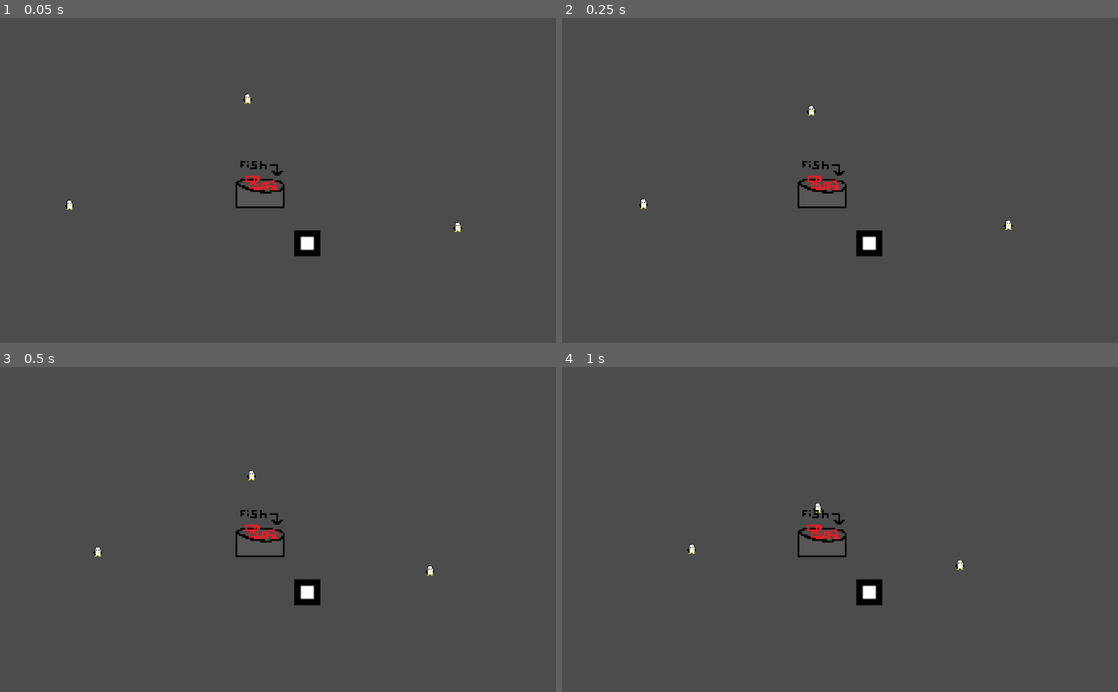
Above: before the commit, frames 1-4 (two rows, left to right).
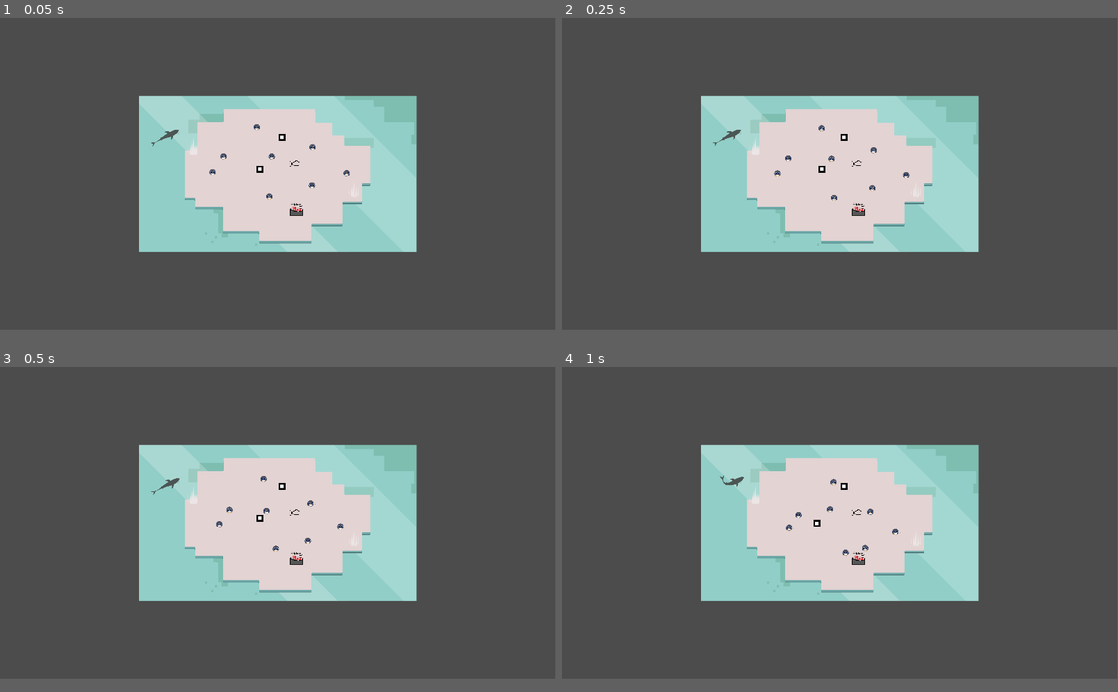
Above: after the commit, the same moments.

Repository: LeftCircle/Penguin-Day-Care
Game: Godot game, scene res://Map/Levels/Level_0.tscn
Same seed, same stepped clock (60 frames per second), same inputs: the game is played once before the commit and once after it. Before the commit the project starts from res://Main.tscn. The engine's default icon, where the game draws it, is replaced by a stand-in: a white triangle on a blue panel in a dark square.
Inputs (mouse positions are in pixels of both pictures, inside the frame that each line leads up to):
- Up to frame 1 (0.05 s): no input
- Up to frame 2 (0.25 s): no input
- Up to frame 3 (0.5 s): no input
- Up to frame 4 (1 s): drag from (867, 591) to (895, 458) at 0.52 s
In our replay, the window is 800x468 before the commit and 799x449 after it. These sizes can differ from the game's own. Grey fills any space a smaller window leaves; there, only what the larger window draws over its background counts as a difference.

The runs differ from the first frame. In frame 1, 24% of the frame differs, in the area x 11-84%, y 23-74%; in frame 2, 24%; in frame 3, 24%; in frame 4, 24%.
Error before the commit: Invalid call. Nonexistent function 'get_closest_point' in base 'Nil'. (res://Singletons/GlobalFunctions.gd:20)
Error after the commit: Invalid get index '0' (on base: 'Array'). (res://Characters/Shark/Shark.gd:39)

Commit message:
shark ai

Diff:
--- a/Characters/Penguin/Penguin.gd
+++ b/Characters/Penguin/Penguin.gd
@@ -33,6 +33,12 @@
 	return "Penguin"
 
 func _physics_process(delta):
+	if GlobalFunctions.is_in_water(global_position):
+		if not is_in_group("PenguinInWater"):
+			add_to_group("PenguinInWater")
+	else:
+		if is_in_group("PenguinInWater"):
+			remove_from_group("PenguinInWater")
 	if penguin_state == SEARCH:
 		looking_vector = ai.get_looking_vector_and_set_state(self.global_position)
 		if collision_impulse != Vector2.ZERO:
--- /dev/null
+++ b/Characters/Shark/Shark.gd
@@ -0,0 +1,61 @@
+extends KinematicBody2D
+class_name Shark
+
+var roam_point = null
+var penguin_to_eat : Penguin
+var roam_speed = 45
+var hunt_speed = 65
+var acceleration = 50
+var looking_vector = Vector2.ZERO
+var velocity = Vector2.ZERO
+
+var current_path = []
+
+onready var animations = $AnimationPlayer
+
+func _ready():
+	add_to_group("Shark")
+
+func get_class():
+	return "Shark"
+
+func _physics_process(delta):
+	if penguin_to_eat == null:
+		_search_for_penguins()
+		_on_roam(delta)
+	else:
+		pass
+
+func _search_for_penguins():
+	if not get_tree().get_nodes_in_group("PenguinInWater").empty():
+		penguin_to_eat = GlobalFunctions.get_random_object_in_group("PenguinInWater")
+		animations.play("SwimUpRightSensing")
+
+func _on_roam(delta):
+	if current_path.empty():
+		roam_point = get_roam_point()
+		current_path = GlobalFunctions.water_nav.get_simple_path(global_position, roam_point.global_position)
+		current_path = Array(current_path)
+	looking_vector = global_position.direction_to(current_path[0])
+	if global_position.distance_squared_to(current_path[0]) < 1:
+		current_path.pop_front()
+	velocity = velocity.move_toward(looking_vector * roam_speed, acceleration * delta)
+	velocity = move_and_slide(velocity)
+	_play_swim()
+
+func _while_hunting(delta : float):
+	if not penguin_to_eat.is_in_group("PenguinInWater"):
+		penguin_to_eat = null
+		velocity = velocity.move_toward(Vector2.ZERO, acceleration * delta)
+	else:
+		looking_vector = penguin_to_eat.global_position
+		velocity = velocity.move_toward(looking_vector * hunt_speed, acceleration * delta)
+	_play_swim()
+
+func _play_swim():
+	if not animations.current_animation == "SwimUpRightSensing":
+		animations.play("SwimUpRight")
+	self.rotation_degrees = rad2deg(looking_vector.angle())
+
+func get_roam_point():
+	return GlobalFunctions.get_random_object_in_group("SwimPoint")
--- a/Characters/Shark/Shark.tscn
+++ b/Characters/Shark/Shark.tscn
@@ -1,6 +1,7 @@
-[gd_scene load_steps=11 format=2]
+[gd_scene load_steps=13 format=2]
 
 [ext_resource path="res://Assets/Shark/Shark.png" type="Texture" id=1]
+[ext_resource path="res://Characters/Shark/Shark.gd" type="Script" id=2]
 
 [sub_resource type="Animation" id=1]
 length = 0.001
@@ -559,81 +560,80 @@
 [sub_resource type="Animation" id=8]
 resource_name = "SwimUpRightSensing"
 length = 2.0
-loop = true
-tracks/0/type = "value"
-tracks/0/path = NodePath("Sprites/Shark:frame")
-tracks/0/interp = 1
-tracks/0/loop_wrap = true
-tracks/0/imported = false
-tracks/0/enabled = true
-tracks/0/keys = {
-"times": PoolRealArray( 0, 0.5, 1, 1.5 ),
-"transitions": PoolRealArray( 1, 1, 1, 1 ),
-"update": 1,
-"values": [ 1, 2, 1, 0 ]
-}
-tracks/1/type = "value"
-tracks/1/path = NodePath("Sprites/Shark:flip_h")
-tracks/1/interp = 1
-tracks/1/loop_wrap = true
-tracks/1/imported = false
-tracks/1/enabled = true
-tracks/1/keys = {
-"times": PoolRealArray( 0 ),
-"transitions": PoolRealArray( 1 ),
-"update": 1,
-"values": [ false ]
-}
-tracks/2/type = "value"
-tracks/2/path = NodePath("Sprites/Shark:flip_v")
-tracks/2/interp = 1
-tracks/2/loop_wrap = true
-tracks/2/imported = false
-tracks/2/enabled = true
-tracks/2/keys = {
-"times": PoolRealArray( 0 ),
-"transitions": PoolRealArray( 1 ),
-"update": 1,
-"values": [ false ]
-}
-tracks/3/type = "value"
-tracks/3/path = NodePath("Sprites/SharkSenses:position")
-tracks/3/interp = 1
-tracks/3/loop_wrap = true
-tracks/3/imported = false
-tracks/3/enabled = true
-tracks/3/keys = {
-"times": PoolRealArray( 0 ),
-"transitions": PoolRealArray( 1 ),
-"update": 0,
-"values": [ Vector2( 300, -300 ) ]
+tracks/0/type = "value"
+tracks/0/path = NodePath("Sprites/Shark:frame")
+tracks/0/interp = 1
+tracks/0/loop_wrap = true
+tracks/0/imported = false
+tracks/0/enabled = true
+tracks/0/keys = {
+"times": PoolRealArray( 0, 0.5, 1, 1.5 ),
+"transitions": PoolRealArray( 1, 1, 1, 1 ),
+"update": 1,
+"values": [ 1, 2, 1, 0 ]
+}
+tracks/1/type = "value"
+tracks/1/path = NodePath("Sprites/Shark:flip_h")
+tracks/1/interp = 1
+tracks/1/loop_wrap = true
+tracks/1/imported = false
+tracks/1/enabled = true
+tracks/1/keys = {
+"times": PoolRealArray( 0 ),
+"transitions": PoolRealArray( 1 ),
+"update": 1,
+"values": [ false ]
+}
+tracks/2/type = "value"
+tracks/2/path = NodePath("Sprites/Shark:flip_v")
+tracks/2/interp = 1
+tracks/2/loop_wrap = true
+tracks/2/imported = false
+tracks/2/enabled = true
+tracks/2/keys = {
+"times": PoolRealArray( 0 ),
+"transitions": PoolRealArray( 1 ),
+"update": 1,
+"values": [ false ]
+}
+tracks/3/type = "value"
+tracks/3/path = NodePath("Sprites/SharkSenses:frame")
+tracks/3/interp = 1
+tracks/3/loop_wrap = true
+tracks/3/imported = false
+tracks/3/enabled = true
+tracks/3/keys = {
+"times": PoolRealArray( 0.1, 0.5, 1, 1.5, 1.8 ),
+"transitions": PoolRealArray( 1, 1, 1, 1, 1 ),
+"update": 1,
+"values": [ 3, 4, 5, 4, 3 ]
 }
 tracks/4/type = "value"
-tracks/4/path = NodePath("Sprites/SharkSenses:frame")
+tracks/4/path = NodePath("Sprites/SharkSenses:visible")
 tracks/4/interp = 1
 tracks/4/loop_wrap = true
 tracks/4/imported = false
 tracks/4/enabled = true
 tracks/4/keys = {
-"times": PoolRealArray( 0.1, 0.5, 1, 1.5, 1.8 ),
-"transitions": PoolRealArray( 1, 1, 1, 1, 1 ),
-"update": 1,
-"values": [ 3, 4, 5, 4, 3 ]
+"times": PoolRealArray( 0, 0.1, 1.9 ),
+"transitions": PoolRealArray( 1, 1, 1 ),
+"update": 1,
+"values": [ false, true, false ]
 }
 tracks/5/type = "value"
-tracks/5/path = NodePath("Sprites/SharkSenses:visible")
+tracks/5/path = NodePath("Sprites/SharkSenses:flip_h")
 tracks/5/interp = 1
 tracks/5/loop_wrap = true
 tracks/5/imported = false
 tracks/5/enabled = true
 tracks/5/keys = {
-"times": PoolRealArray( 0, 0.1 ),
-"transitions": PoolRealArray( 1, 1 ),
-"update": 1,
-"values": [ false, true ]
+"times": PoolRealArray( 0 ),
+"transitions": PoolRealArray( 1 ),
+"update": 1,
+"values": [ false ]
 }
 tracks/6/type = "value"
-tracks/6/path = NodePath("Sprites/SharkSenses:flip_h")
+tracks/6/path = NodePath("Sprites/SharkSenses:flip_v")
 tracks/6/interp = 1
 tracks/6/loop_wrap = true
 tracks/6/imported = false
@@ -644,35 +644,28 @@
 "update": 1,
 "values": [ false ]
 }
-tracks/7/type = "value"
-tracks/7/path = NodePath("Sprites/SharkSenses:flip_v")
-tracks/7/interp = 1
-tracks/7/loop_wrap = true
-tracks/7/imported = false
-tracks/7/enabled = true
-tracks/7/keys = {
-"times": PoolRealArray( 0 ),
-"transitions": PoolRealArray( 1 ),
-"update": 1,
-"values": [ false ]
-}
-
-[node name="KinematicBody2D" type="KinematicBody2D"]
+
+[sub_resource type="CircleShape2D" id=10]
+
+[node name="Shark" type="KinematicBody2D"]
+script = ExtResource( 2 )
 
 [node name="Sprites" type="Node2D" parent="."]
 
 [node name="Shark" type="Sprite" parent="Sprites"]
+position = Vector2( -5.01477, 0.666206 )
+rotation = 0.607375
+scale = Vector2( 0.25, 0.25 )
 texture = ExtResource( 1 )
-flip_h = true
-flip_v = true
+offset = Vector2( -312.755, 265.683 )
 hframes = 6
 frame = 1
 
 [node name="SharkSenses" type="Sprite" parent="Sprites"]
-visible = false
 position = Vector2( -300, 300 )
+rotation = 0.675442
+scale = Vector2( 0.25, 0.25 )
 texture = ExtResource( 1 )
-flip_h = true
 hframes = 6
 frame = 3
 
@@ -686,3 +679,7 @@
 anims/SwimUpLeftSensing = SubResource( 9 )
 anims/SwimUpRight = SubResource( 5 )
 anims/SwimUpRightSensing = SubResource( 8 )
+
+[node name="CollisionShape2D" type="CollisionShape2D" parent="."]
+position = Vector2( -10, 0 )
+shape = SubResource( 10 )
--- a/Map/Levels/Level_0.tscn
+++ b/Map/Levels/Level_0.tscn
@@ -7,6 +7,7 @@
 [ext_resource path="res://Map/Objects/SwimPoints/SwimPoint.tscn" type="PackedScene" id=5]
 [ext_resource path="res://Map/Objects/Fish/Fish.tscn" type="PackedScene" id=6]
 [ext_resource path="res://Map/Objects/BucketOfFish/BucketOfFish.tscn" type="PackedScene" id=7]
+[ext_resource path="res://Characters/Shark/Shark.tscn" type="PackedScene" id=8]
 
 [sub_resource type="NavigationPolygon" id=1]
 vertices = PoolVector2Array( 1173, 874, 1184, 988, 842, 988, 839, 919, 594, 751, 402, 759, 404, 697, 1592, 353, 1590, 5 …(182 unchanged characters)…
@@ -26,6 +27,7 @@
 centered = false
 
 [node name="LandNav" type="Navigation2D" parent="."]
+z_index = 2
 
 [node name="NavigationPolygonInstance" type="NavigationPolygonInstance" parent="LandNav"]
 visible = false
@@ -109,3 +111,8 @@
 
 [node name="Penguin8" parent="PenguinContainer" instance=ExtResource( 3 )]
 position = Vector2( 813, 215 )
+
+[node name="SharkContainer" type="Node2D" parent="."]
+
+[node name="KinematicBody2D" parent="SharkContainer" instance=ExtResource( 8 )]
+position = Vector2( 274, 236 )
--- a/Singletons/GlobalFunctions.gd
+++ b/Singletons/GlobalFunctions.gd
@@ -14,7 +14,13 @@
 	return group_objects[randi() % group_objects.size()]
 
 func is_on_land(point : Vector2):
-	return land_nav.get_closest_point(point).distance_squared_to(point) < 1
+	if is_instance_valid(land_nav):
+		return land_nav.get_closest_point(point).distance_squared_to(point) < 1
+	else:
+		return false
 
 func is_in_water(point : Vector2):
-	return water_nav.get_closest_point(point).distance_squared_to(point) < 1
+	if is_instance_valid(water_nav):
+		return water_nav.get_closest_point(point).distance_squared_to(point) < 1
+	else:
+		return false
--- a/project.godot
+++ b/project.godot
@@ -39,6 +39,11 @@
 "language": "GDScript",
 "path": "res://Characters/Penguin/Scenes/PenguinAI.gd"
 }, {
+"base": "KinematicBody2D",
+"class": "Shark",
+"language": "GDScript",
+"path": "res://Characters/Shark/Shark.gd"
+}, {
 "base": "Sprite",
 "class": "SwimPoint",
 "language": "GDScript",
@@ -51,18 +56,32 @@
 "Level": "",
 "Penguin": "",
 "PenguinAI": "",
+"Shark": "",
 "SwimPoint": ""
 }
 
 [application]
 
 config/name="Penguin Day Care"
-run/main_scene="res://Main.tscn"
+run/main_scene="res://Map/Levels/Level_0.tscn"
 config/icon="res://icon.png"
 
 [autoload]
 
 GlobalFunctions="*res://Singletons/GlobalFunctions.gd"
+
+[display]
+
+window/size/width=1920
+window/size/height=1080
+
+[input]
+
+pick_up={
+"deadzone": 0.5,
+"events": [ Object(InputEventMouseButton,"resource_local_to_scene":false,"resource_name":"","device":0,"alt":false,"shift":false,"control":false,"meta":false,"command":false,"button_mask":0,"position":Vector2( 0, 0 ),"global_position":Vector2( 0, 0 ),"factor":1.0,"button_index":1,"pressed":false,"doubleclick":false,"script":null)
+ ]
+}
 
 [layer_names]
 
Not shown: 1 places in Map/Levels/Level_0.tscn that only renumber resources
